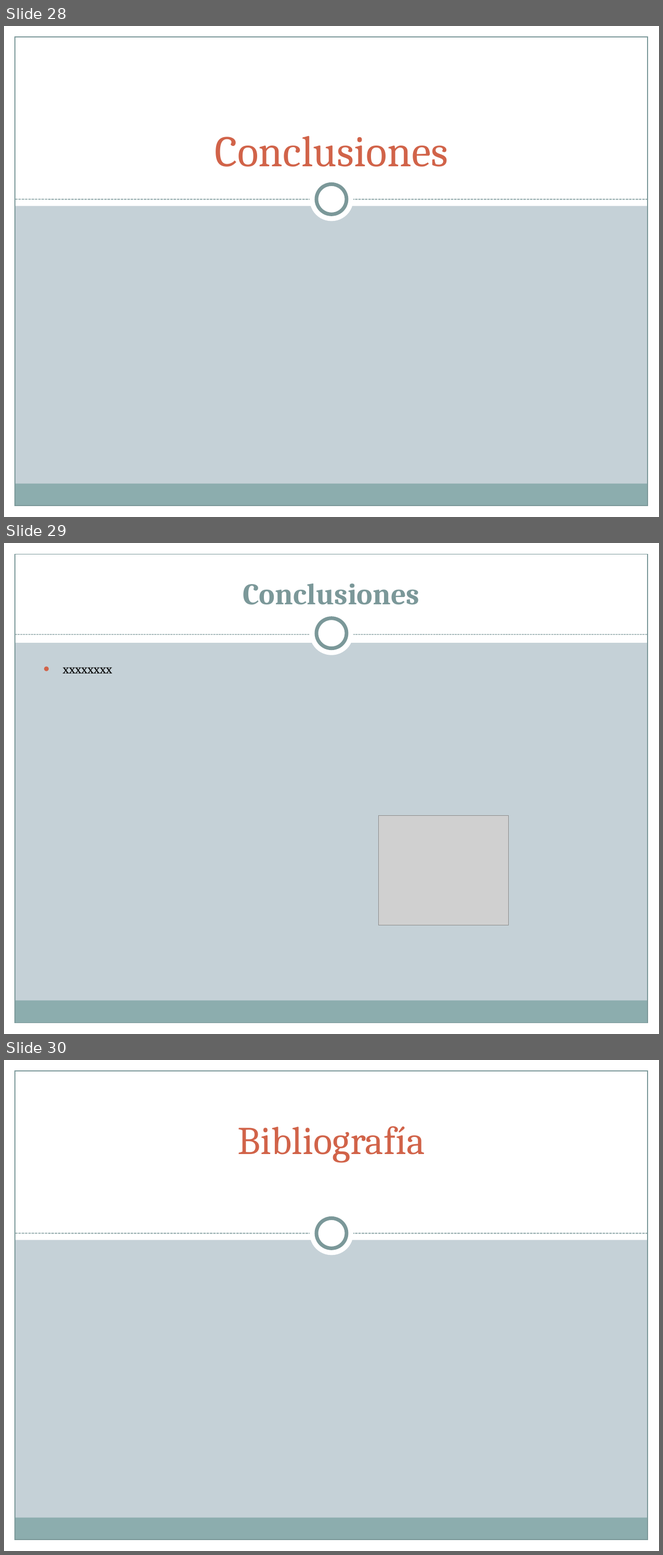
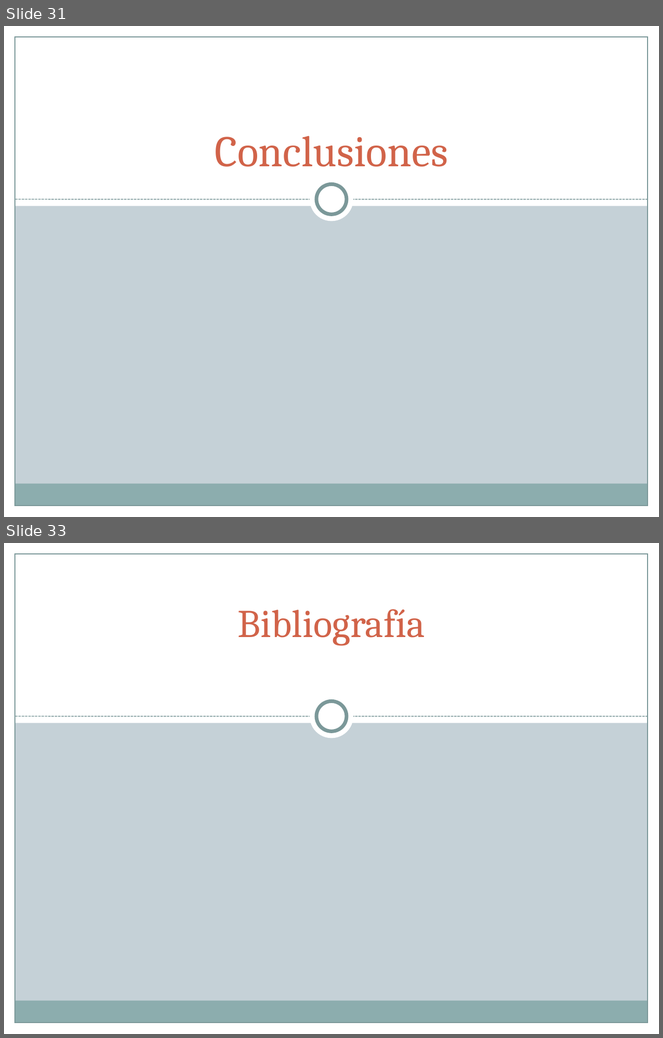
Before and after one commit to diegohttp/plagiarius, a slide deck: Lab6/Diapos HIPOTESIS.pptx. Shown one above the other, each under a label of ours: slides 28, 29 and 30 before the commit, slides 31 and 33 after it; the slides between them are not shown. The pictures are 663x1555 and 663x1038 pixels, drawn with LibreOffice and Linux fonts; fonts in the diff are those of the drawing; grey boxes stand for pictures. Boxes give left, top, right and bottom in pixels: in the first picture for what was removed or moved away, otherwise in the second. Text is boxed around its words. In the diff, an @@ line names an element or a change of style, - is before the commit and + after.

```diff
--- a/Lab6/Diapos HIPOTESIS.pptx
+++ b/Lab6/Diapos HIPOTESIS.pptx
@@ slide 29 removed at (x1=4, y1=543, x2=659, y2=1034), background #C5D1D7; not listed: 5 template elements that a slide beside it also shows @@
@@ rectangle removed at (x1=4, y1=543, x2=659, y2=643) @@
@@ title removed at (x1=243, y1=584, x2=419, y2=605) @@
-Conclusiones
@@ ellipse removed at (x1=310, y1=612, x2=354, y2=656) @@
@@ ellipse removed at (x1=317, y1=618, x2=347, y2=649) @@
@@ line removed from (15, 635) to (648, 635) @@
@@ text removed at (x1=63, y1=667, x2=112, y2=674) @@
-● xxxxxxxx
@@ picture removed at (x1=379, y1=815, x2=508, y2=925) @@
@@ what was slide 28 is now slide 31 @@
@@ what was slide 30 is now slide 33 @@
```
Also in this commit, not shown: 3 slides changed, 4 slides added.
